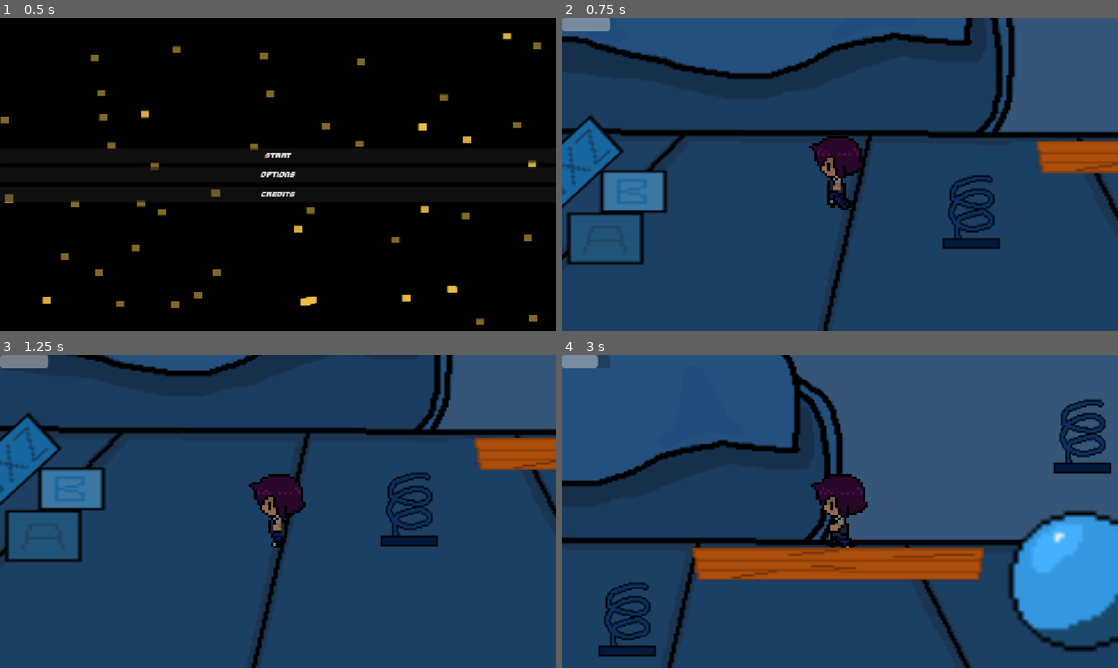
Above: before the commit, frames 1-4 (two rows, left to right).
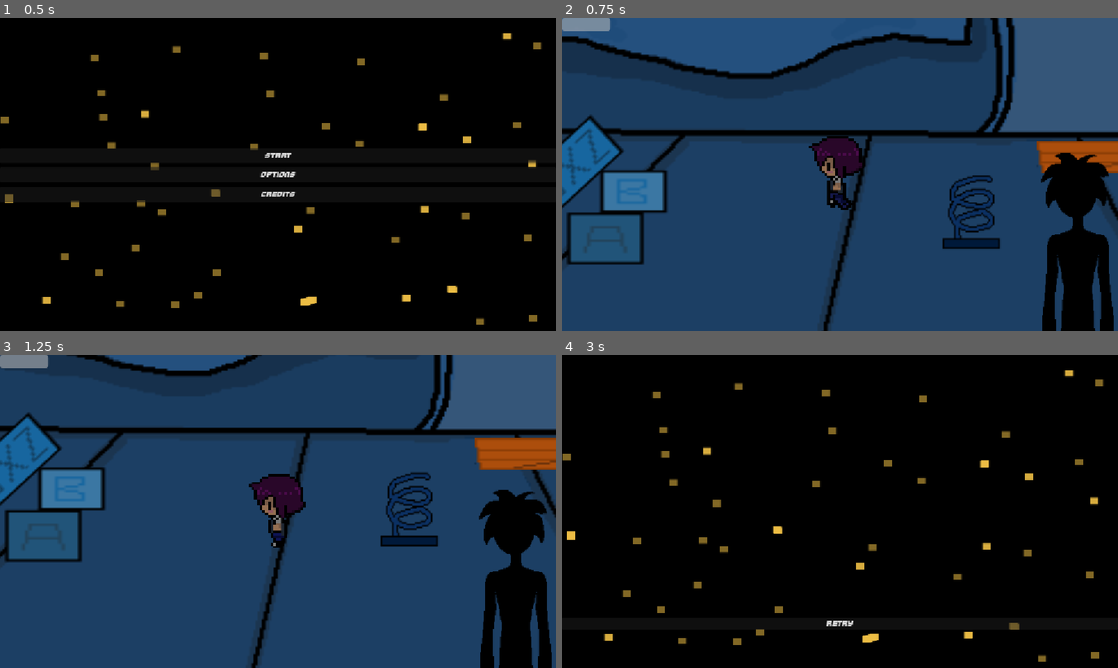
Above: after the commit, the same moments.

Repository: George-Gardiner/HavenBounceBack
Game: Godot game, scene res://main_menu.tscn
Two runs of this game, one before a commit and one after it. Both use one fixed random seed, a clock stepped at 60 frames per second and the inputs below.
Inputs:
- Up to frame 1 (0.5 s): no input
- Up to frame 2 (0.75 s): click "Start" at 0.5 s
- Up to frame 3 (1.25 s): no input
- Up to frame 4 (3 s): hold D (Right) 1.28-2.78 s; tap Space (Jump) at 1.52, 2.27 s; hold A (Left) from 2.78 s (still down)

Frame 1 is identical in both runs. In frame 2, 5.0% of the frame differs, in the area x 86-100%, y 43-100%; in frame 3, 5.1%; in frame 4, 96%, in the area x 0-100%, y 0-100%.

Commit message:
a whole buncha stuff

Diff:
--- /dev/null
+++ b/bon_bon.tscn
@@ -0,0 +1,22 @@
+[gd_scene format=3 uid="uid://d8d68tr4t6lk"]
+
+[ext_resource type="Script" uid="uid://dy5tley65cumi" path="res://toy.gd" id="1_sxg0v"]
+[ext_resource type="Texture2D" uid="uid://cwr7qbtn0fj5q" path="res://misc assets/BonBon.png" id="2_45qha"]
+
+[sub_resource type="CapsuleShape2D" id="CapsuleShape2D_128xk"]
+radius = 35.0
+height = 114.0
+
+[node name="BonBon" type="Area2D" unique_id=1073158318]
+script = ExtResource("1_sxg0v")
+
+[node name="Sprite2D" type="Sprite2D" parent="." unique_id=804452674]
+position = Vector2(16.000004, 21)
+scale = Vector2(2.65625, 2.65625)
+texture = ExtResource("2_45qha")
+
+[node name="CollisionShape2D" type="CollisionShape2D" parent="." unique_id=1786393152]
+position = Vector2(10, 30)
+shape = SubResource("CapsuleShape2D_128xk")
+
+[connection signal="body_entered" from="." to="." method="_on_body_entered"]
--- /dev/null
+++ b/child.gd
@@ -0,0 +1,37 @@
+extends Node2D
+
+const turned = preload("res://Sonion/SonionRingBackTurned.png")
+const watching = preload("res://Sonion/SonionRingFaceTurned.png")
+const warning = preload("res://Sonion/SonionRingWarning.png")
+
+var timer: float = randf_range(3, 8)
+var triggered = false
+
+# Called when the node enters the scene tree for the first time.
+func _ready() -> void:
+	reset()
+	$Warning.visible = false
+	$Warning.play()
+
+# Called every frame. 'delta' is the elapsed time since the previous frame.
+func _process(delta: float) -> void:
+	timer -= delta
+	if (timer < 0):
+		trigger()
+	elif (timer < 1):
+		warn()
+
+func reset():
+	triggered = false
+	$Child.texture = turned
+
+func warn():
+	$Warning.visible = true
+	$Child.texture = warning
+
+func trigger():
+	triggered = true
+	$Warning.visible = false
+	get_tree().create_timer(5).timeout.connect(reset)
+	timer = randf_range(6, 9)
+	$Child.texture = watching
--- /dev/null
+++ b/child.tscn
@@ -0,0 +1,34 @@
+[gd_scene format=3 uid="uid://cy4tdg2rr15ru"]
+
+[ext_resource type="Script" uid="uid://dq8x1ogkp4s7t" path="res://child.gd" id="1_vgl3u"]
+[ext_resource type="Texture2D" uid="uid://ctap0n5ho57y1" path="res://Sonion/SonionRingBackTurned.png" id="2_d04bu"]
+[ext_resource type="Texture2D" uid="uid://fhgchjit85wb" path="res://Sonion/BrightRed.png" id="3_s1eon"]
+[ext_resource type="Texture2D" uid="uid://yoby51s444tj" path="res://Sonion/blankAhh.png" id="4_a5va7"]
+
+[sub_resource type="SpriteFrames" id="SpriteFrames_d04bu"]
+animations = [{
+"frames": [{
+"duration": 1.0,
+"texture": ExtResource("3_s1eon")
+}, {
+"duration": 1.0,
+"texture": ExtResource("4_a5va7")
+}],
+"loop": 1,
+"name": &"default",
+"speed": 7.5
+}]
+
+[node name="Child" type="Node2D" unique_id=859269407 groups=["Child"]]
+script = ExtResource("1_vgl3u")
+
+[node name="Child" type="Sprite2D" parent="." unique_id=260379563]
+position = Vector2(1046, 419)
+scale = Vector2(1.6875, 1.8691409)
+texture = ExtResource("2_d04bu")
+
+[node name="Warning" type="AnimatedSprite2D" parent="." unique_id=954161688]
+position = Vector2(883.00006, 565)
+scale = Vector2(0.88867223, 0.6552739)
+sprite_frames = SubResource("SpriteFrames_d04bu")
+frame_progress = 0.68942934
--- /dev/null
+++ b/death_screen.gd
@@ -0,0 +1,15 @@
+extends Control
+
+
+# Called when the node enters the scene tree for the first time.
+func _ready() -> void:
+	pass # Replace with function body.
+
+
+# Called every frame. 'delta' is the elapsed time since the previous frame.
+func _process(delta: float) -> void:
+	pass
+
+
+func _on_button_pressed() -> void:
+	get_tree().change_scene_to_file("res://level_1.tscn")
--- a/death_screen.tscn
+++ b/death_screen.tscn
@@ -1,6 +1,8 @@
 [gd_scene format=3 uid="uid://d3j4fvkd0oasy"]
 
+[ext_resource type="Script" uid="uid://dgm3kdmr0f5a1" path="res://death_screen.gd" id="1_6bi5g"]
 [ext_resource type="Texture2D" uid="uid://dsmg5n86alif1" path="res://misc assets/title screen.png" id="1_if853"]
+[ext_resource type="PackedScene" uid="uid://cbrefe0tmrksb" path="res://button.tscn" id="3_y0ggs"]
 
 [node name="Death screen" type="Control" unique_id=779553536]
 layout_mode = 3
@@ -9,6 +11,7 @@
 anchor_bottom = 1.0
 grow_horizontal = 2
 grow_vertical = 2
+script = ExtResource("1_6bi5g")
 
 [node name="TextureRect" type="TextureRect" parent="." unique_id=1137622534]
 layout_mode = 1
@@ -19,10 +22,10 @@
 grow_vertical = 2
 texture = ExtResource("1_if853")
 
-[node name="Label" type="Label" parent="." unique_id=1298001009]
+[node name="Button" parent="." unique_id=1142624175 instance=ExtResource("3_y0ggs")]
 layout_mode = 1
-anchors_preset = 10
-anchor_right = 1.0
-offset_bottom = 23.0
-grow_horizontal = 2
-text = "YOU DIED"
+offset_top = 220.0
+offset_bottom = 245.0
+text = "Retry"
+
+[connection signal="pressed" from="Button" to="." method="_on_button_pressed"]
--- a/hud.tscn
+++ b/hud.tscn
@@ -1,6 +1,7 @@
 [gd_scene format=3 uid="uid://dqh0tx0phrauv"]
 
 [ext_resource type="Script" uid="uid://ddig2gh2kex4c" path="res://hud.gd" id="1_37p78"]
+[ext_resource type="PackedScene" uid="uid://cy4tdg2rr15ru" path="res://child.tscn" id="2_64ctp"]
 
 [node name="HUD" type="CanvasLayer" unique_id=1911882680]
 script = ExtResource("1_37p78")
@@ -9,3 +10,6 @@
 offset_right = 100.0
 offset_bottom = 27.0
 show_percentage = false
+
+[node name="Child" parent="." unique_id=859269407 instance=ExtResource("2_64ctp")]
+position = Vector2(23, -9)
--- a/level_1.tscn
+++ b/level_1.tscn
@@ -9,6 +9,7 @@
 [ext_resource type="Texture2D" uid="uid://br7lpoyi3hlye" path="res://misc assets/BLoxz.png" id="4_j7kpp"]
 [ext_resource type="PackedScene" uid="uid://cyetvpi0roao8" path="res://shelf.tscn" id="8_bjebc"]
 [ext_resource type="PackedScene" uid="uid://bqpsl4oxswlbi" path="res://box.tscn" id="9_5rr72"]
+[ext_resource type="PackedScene" uid="uid://d8d68tr4t6lk" path="res://bon_bon.tscn" id="10_gyffv"]
 
 [sub_resource type="WorldBoundaryShape2D" id="WorldBoundaryShape2D_128xk"]
 distance = 83.0
@@ -19,7 +20,7 @@
 
 [sub_resource type="WorldBoundaryShape2D" id="WorldBoundaryShape2D_8lgk4"]
 normal = Vector2(0.9999604, -0.008894185)
-distance = -1119.7296
+distance = -1187.0421
 
 [node name="Level1" type="Node2D" unique_id=448889599]
 
@@ -98,6 +99,9 @@
 [node name="BouncyBlock4" parent="Front" unique_id=1262559221 instance=ExtResource("3_hn12h")]
 position = Vector2(-877, -493)
 
+[node name="BonBon" parent="Front" unique_id=1073158318 instance=ExtResource("10_gyffv")]
+position = Vector2(-361, -23)
+
 [node name="Blocks" type="Sprite2D" parent="." unique_id=1101605408]
 position = Vector2(886, 214)
 scale = Vector2(8.453125, 7.203125)
--- a/player.gd
+++ b/player.gd
@@ -30,6 +30,8 @@
 		if direction and energy > 0:
 			velocity.x = direction * SPEED
 			energy -= 10.0*delta
+			if (get_tree().get_first_node_in_group("Child").triggered):
+				get_tree().change_scene_to_file("res://death_screen.tscn")
 		else:
 			velocity.x = move_toward(velocity.x, 0, SPEED)
 
--- a/project.godot
+++ b/project.godot
@@ -23,6 +23,7 @@
 [global_group]
 
 Player=""
+Child=""
 
 [gui]
 
--- /dev/null
+++ b/toy.gd
@@ -0,0 +1,16 @@
+extends Area2D
+
+
+# Called when the node enters the scene tree for the first time.
+func _ready() -> void:
+	pass # Replace with function body.
+
+
+# Called every frame. 'delta' is the elapsed time since the previous frame.
+func _process(delta: float) -> void:
+	pass
+
+
+func _on_body_entered(body: Node2D) -> void:
+	if body.is_in_group("Player"):
+		get_tree().get_nodes_in_group("Child")[0].trigger()
Binary file added: Sonion/BrightRed.png
Not shown, added: Sonion/BrightRed.png.import
Binary file added: Sonion/SonionRingBackTurned.png
Not shown, added: Sonion/SonionRingBackTurned.png.import
Binary file added: Sonion/SonionRingFaceTurned.png
Not shown, added: Sonion/SonionRingFaceTurned.png.import
Binary file added: Sonion/SonionRingWarning.png
Not shown, added: Sonion/SonionRingWarning.png.import
Binary file added: Sonion/blankAhh.png
Not shown, added: Sonion/blankAhh.png.import
Not shown, added: child.gd.uid
Not shown, added: death_screen.gd.uid
(and 3 more such lines)
